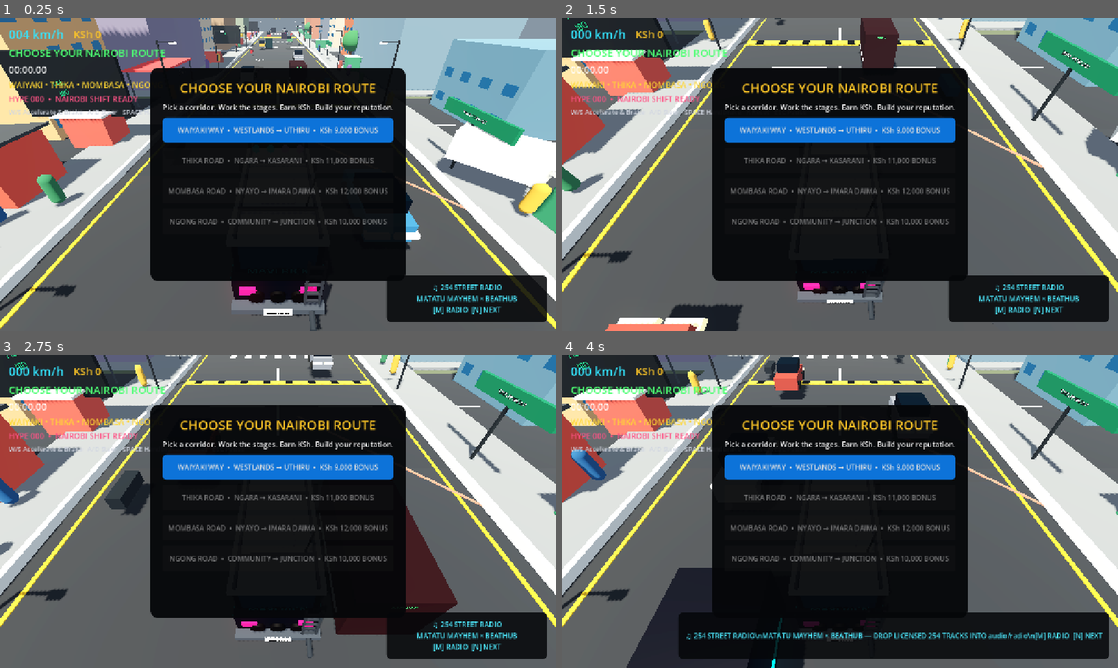
Above: before the commit, frames 1-4 (two rows, left to right).
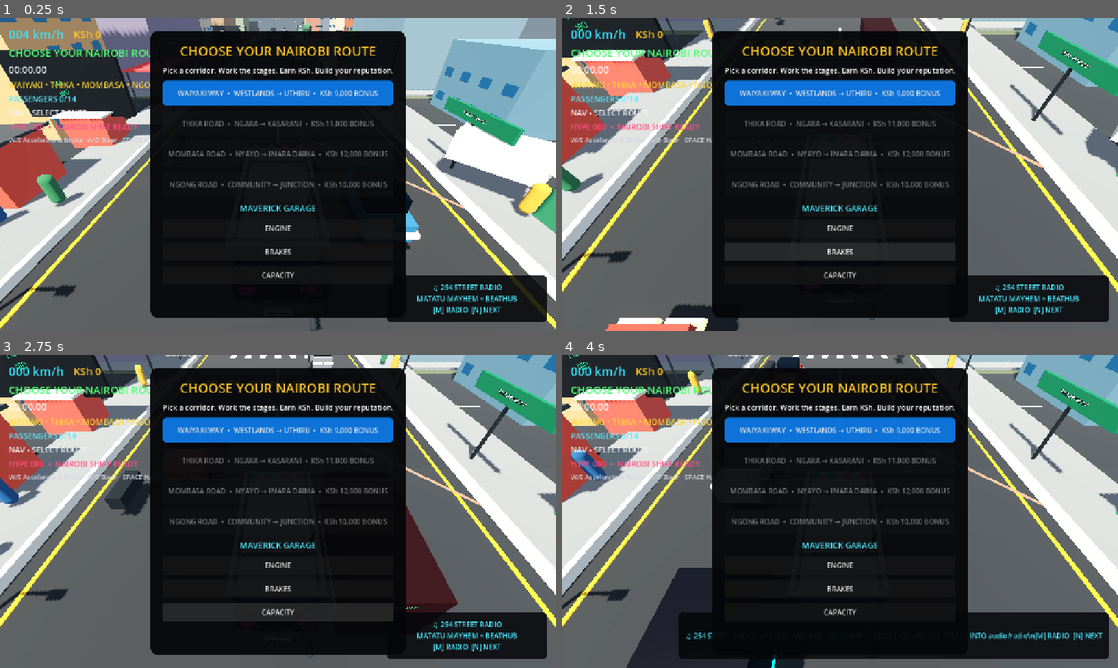
Above: after the commit, the same moments.

Repository: beathubonline-arch/Matatu-Mayhem
Game: Godot game, scene res://scenes/main/Main.tscn
Same seed, same stepped clock (60 frames per second), same inputs: the game is played once before the commit and once after it.
Inputs (mouse positions are in pixels of both pictures, inside the frame that each line leads up to):
- Up to frame 1 (0.25 s): no input
- Up to frame 2 (1.5 s): click (840, 227) at 0.5 s, where only the run after the commit has a clickable "ENGINE"; click (840, 252) at 1.25 s, where only the run after the commit has a clickable "BRAKES"
- Up to frame 3 (2.75 s): click (278, 611) at 2 s, where only the run after the commit has a clickable "CAPACITY"
- Up to frame 4 (4 s): tap Enter at 2.75 s; move the mouse to (962, 495) at 2.77 s; hold D (steer_right) 2.78-3.53 s; hold N (radio_next) 2.78-3.53 s; click (962, 495) at 2.92 s; move the mouse to (728, 527) at 3.52 s; hold S (brake) from 3.53 s (still down); tap M (radio_toggle) at 3.6 s

The runs differ from the first frame. In frame 1, 21% of the frame differs, in the area x 1-73%, y 4-96%; in frame 2, 22%; in frame 3, 23%; in frame 4, 17%.

Commit message:
Add navigation passenger load and garage controls to HUD

Diff:
--- a/scenes/ui/HUD.tscn
+++ b/scenes/ui/HUD.tscn
@@ -76,13 +76,25 @@
 layout_mode = 2
 theme_override_colors/font_color = Color(1, 0.84, 0.2, 1)
 theme_override_font_sizes/font_size = 19
-text = "PICK UP PASSENGERS AT THE GREEN MATATU STAGE"
+text = "CHOOSE A NAIROBI CORRIDOR"
+
+[node name="PassengerLoad" type="Label" parent="Margin/VBox"]
+layout_mode = 2
+theme_override_colors/font_color = Color(0.35, 0.92, 1, 1)
+theme_override_font_sizes/font_size = 18
+text = "PASSENGERS 0/14"
+
+[node name="Navigation" type="Label" parent="Margin/VBox"]
+layout_mode = 2
+theme_override_colors/font_color = Color(0.95, 0.95, 0.95, 1)
+theme_override_font_sizes/font_size = 18
+text = "NAV • SELECT ROUTE"
 
 [node name="Hype" type="Label" parent="Margin/VBox"]
 layout_mode = 2
 theme_override_colors/font_color = Color(1, 0.32, 0.52, 1)
 theme_override_font_sizes/font_size = 18
-text = "HYPE 000 • CBD SHIFT STARTED"
+text = "HYPE 000 • NAIROBI SHIFT READY"
 
 [node name="Controls" type="Label" parent="Margin/VBox"]
 layout_mode = 2
@@ -177,9 +189,9 @@
 anchor_right = 0.5
 anchor_bottom = 0.5
 offset_left = -280.0
-offset_top = -245.0
+offset_top = -330.0
 offset_right = 280.0
-offset_bottom = 245.0
+offset_bottom = 330.0
 grow_horizontal = 2
 grow_vertical = 2
 theme_override_styles/panel = SubResource("FinishStyle")
@@ -224,3 +236,26 @@
 layout_mode = 2
 theme_override_styles/normal = SubResource("ButtonStyle")
 text = "NGONG ROAD  •  COMMUNITY → JUNCTION  •  KSh 10,000 BONUS"
+
+
+[node name="GarageTitle" type="Label" parent="RouteSelectPanel/VBox"]
+layout_mode = 2
+theme_override_colors/font_color = Color(0.3, 0.92, 1, 1)
+theme_override_font_sizes/font_size = 19
+text = "MAVERICK GARAGE"
+horizontal_alignment = 1
+
+[node name="EngineUpgrade" type="Button" parent="RouteSelectPanel/VBox"]
+custom_minimum_size = Vector2(0, 42)
+layout_mode = 2
+text = "ENGINE"
+
+[node name="BrakeUpgrade" type="Button" parent="RouteSelectPanel/VBox"]
+custom_minimum_size = Vector2(0, 42)
+layout_mode = 2
+text = "BRAKES"
+
+[node name="CapacityUpgrade" type="Button" parent="RouteSelectPanel/VBox"]
+custom_minimum_size = Vector2(0, 42)
+layout_mode = 2
+text = "CAPACITY"
